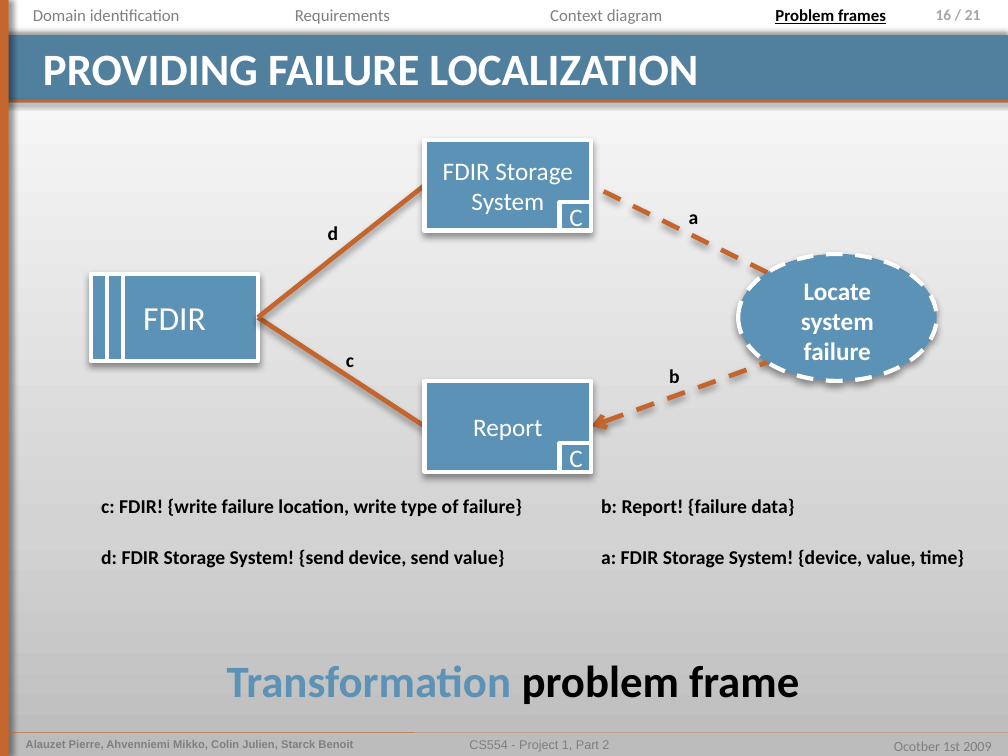
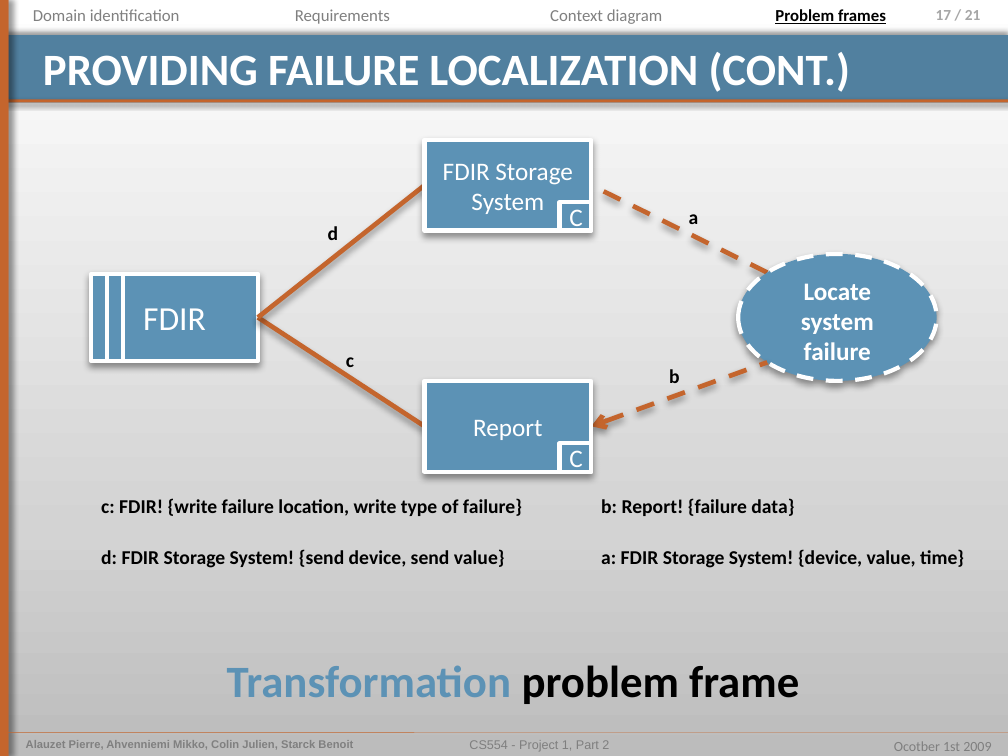
Before and after one commit to pierrealauzet/euroteam, a slide deck: slide 17 of Project 1/Part 2/CS554_EuroTeam_Problem_Frames.pptx (slide 16 before the commit). Drawn at 1008x756 pixels with LibreOffice and Linux fonts; fonts in the diff are those of the drawing. Boxes give left, top, right and bottom in pixels: in the first picture for what was removed or moved away, otherwise in the second. Text is boxed around its words. In the diff, an @@ line names an element or a change of style, - is before the commit and + after.

```diff
--- a/Project 1/Part 2/CS554_EuroTeam_Problem_Frames.pptx
+++ b/Project 1/Part 2/CS554_EuroTeam_Problem_Frames.pptx
@@ page number at bbox=[936, 10, 981, 20]: text changed @@
-16 / 21
+17 / 21
@@ title at bbox=[43, 52, 851, 92]: text changed @@
-PROVIDING FAILURE LOCALIZATION
+PROVIDING FAILURE LOCALIZATION (CONT.)
```
Also in this commit, not shown: 15 other slides changed, 1 slide added, 1 other file.
